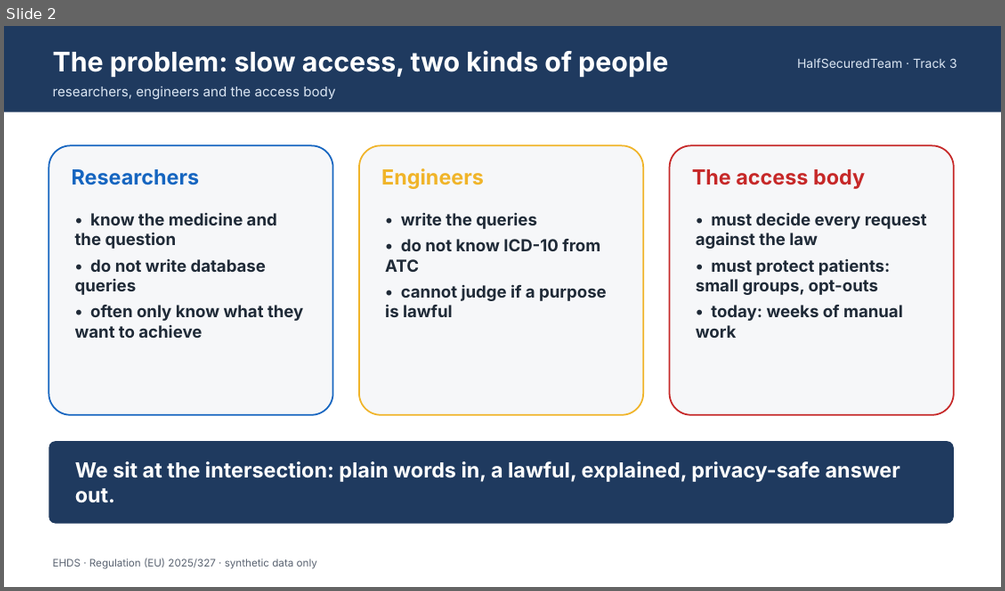
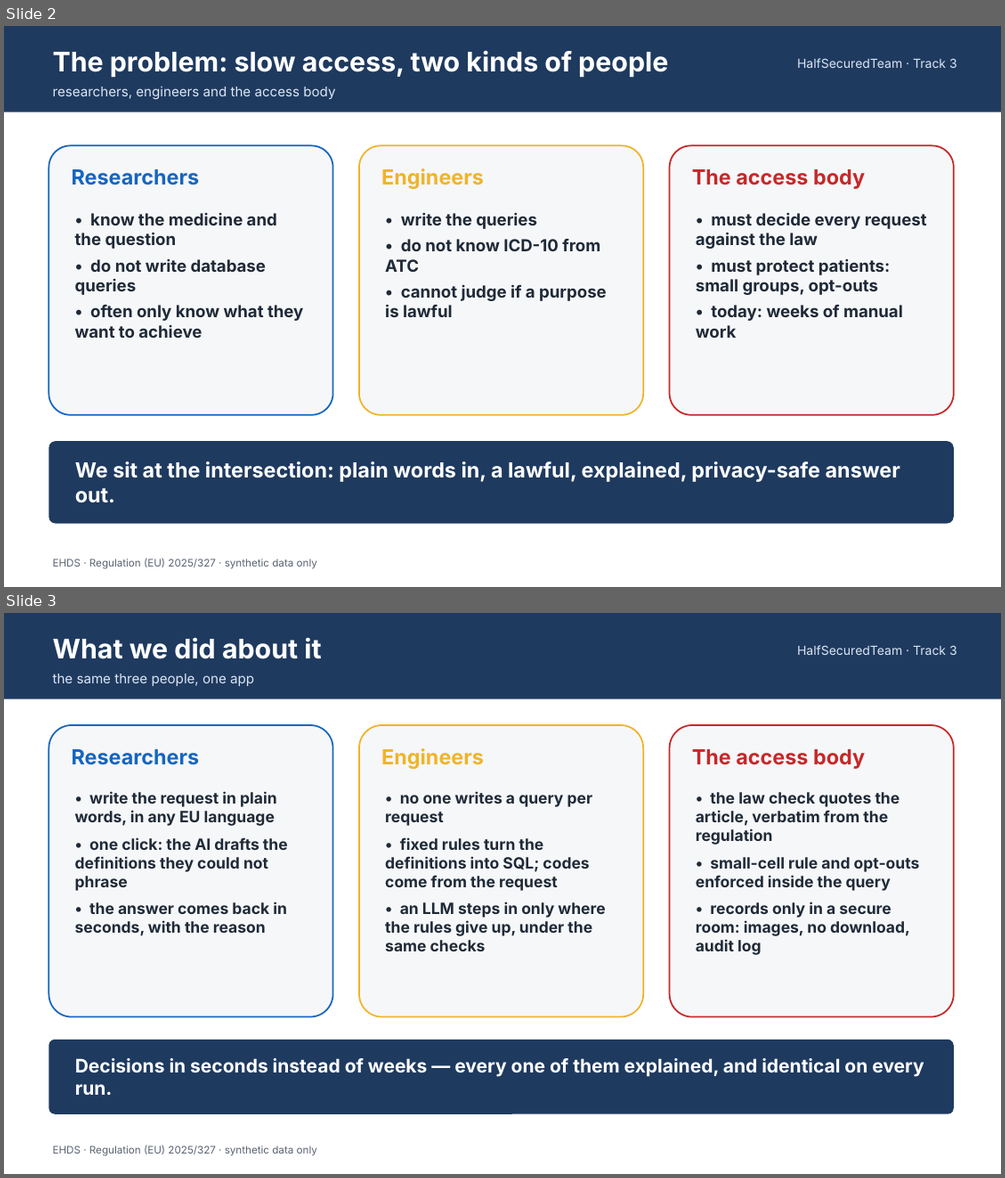
Before and after one commit to MatthiasEbner2002/Track_3-HalfSecuredTeam, a slide deck: docs/slides/pitch.pptx. Shown one above the other, each under a label of ours: slide 2 before the commit, slides 2 and 3 after it. The pictures are 1005x591 and 1005x1178 pixels, drawn with LibreOffice and Linux fonts; fonts in the diff are those of the drawing. Boxes give left, top, right and bottom in pixels: in the first picture for what was removed or moved away, otherwise in the second. Text is boxed around its words. In the diff, an @@ line names an element or a change of style, - is before the commit and + after.

```diff
--- a/docs/slides/pitch.pptx
+++ b/docs/slides/pitch.pptx
@@ slide 3 added at (4,613,1001,1174), background #FFFFFF @@
@@ rectangle added at (4,613,1001,699), fill #1F3A5F @@
@@ text added at (53,637,321,659), 26 pt, text #FFFFFF, bold @@
+What we did about it
@@ text added at (797,645,957,655), 12 pt, text #DBE6F3 @@
+HalfSecuredTeam · Track 3
@@ text added at (53,674,254,686), 13 pt, text #DBE6F3 @@
+the same three people, one app
@@ rounded rectangle added at (48,725,333,1017), fill #F6F7F9, outline #1565C0 1.5 pt @@
@@ rounded rectangle added at (359,725,643,1017), fill #F6F7F9, outline #F0B429 1.5 pt @@
@@ rounded rectangle added at (670,725,954,1017), fill #F6F7F9, outline #C62828 1.5 pt @@
@@ text added at (72,749,200,765), 20 pt, text #1565C0, bold @@
+Researchers
@@ text added at (381,748,484,769), 20 pt, text #F0B429, bold @@
+Engineers
@@ text added at (692,749,865,769), 20 pt, text #C62828, bold @@
+The access body
@@ text added at (75,791,288,936), 15 pt, text #1F2A37, bold @@
+• write the request in plain words, in any EU language
+• one click: the AI drafts the definitions they could not phrase
+• the answer comes back in seconds, with the reason
@@ text added at (385,791,605,951), 15 pt, text #1F2A37, bold @@
+• no one writes a query per request
+• fixed rules turn the definitions into SQL; codes come from the request
+• an LLM steps in only where the rules give up, under the same checks
@@ text added at (696,792,920,955), 15 pt, text #1F2A37, bold @@
+• the law check quotes the article, verbatim from the regulation
+• small-cell rule and opt-outs enforced inside the query
+• records only in a secure room: images, no download, audit log
@@ rounded rectangle added at (48,1039,954,1114), fill #1F3A5F @@
@@ text added at (75,1058,923,1094), 18 pt, text #FFFFFF, bold @@
+Decisions in seconds instead of weeks — every one of them explained, and identical on every run.
@@ text added at (53,1145,317,1156), 10 pt, text #5B6472 @@
+EHDS · Regulation (EU) 2025/327 · synthetic data only
```
Also in this commit, not shown: 2 other files.
